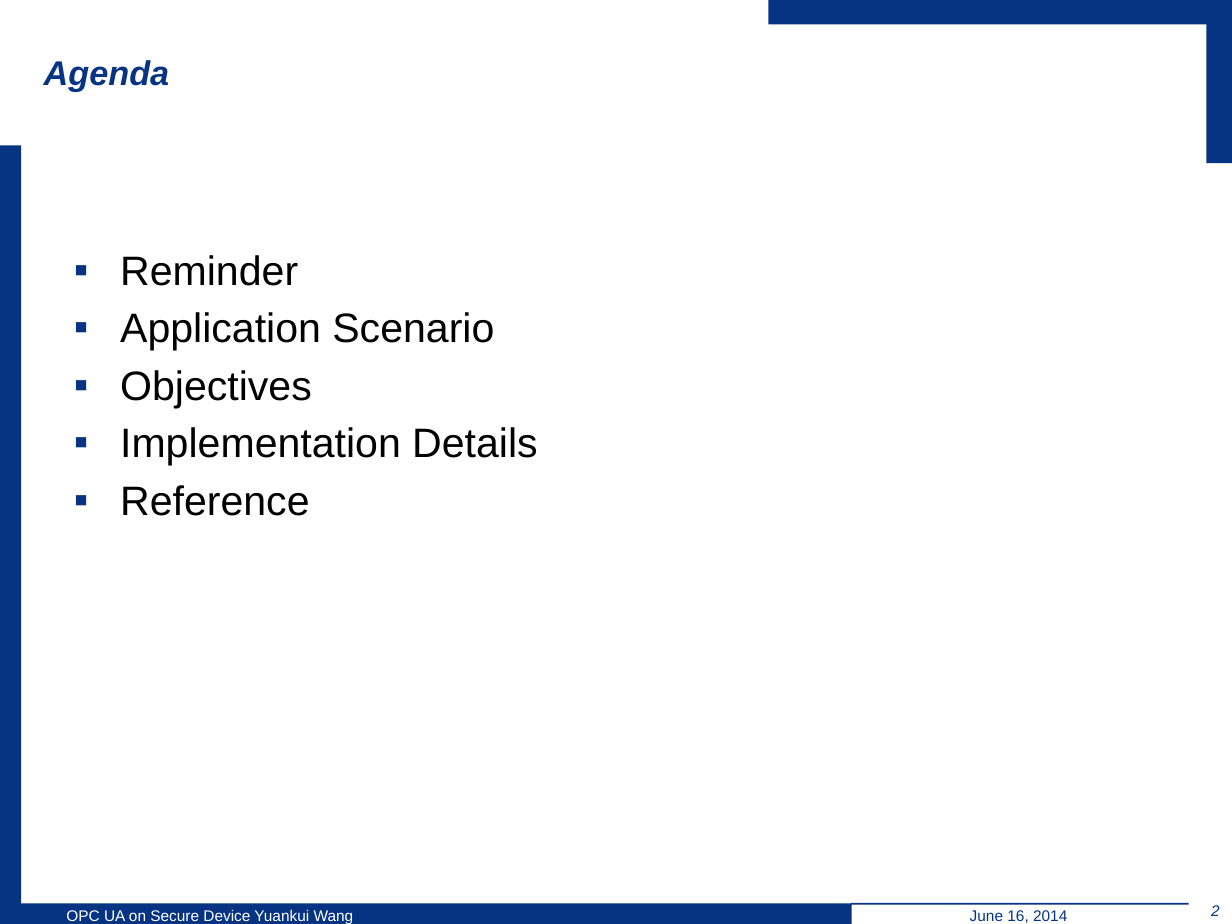
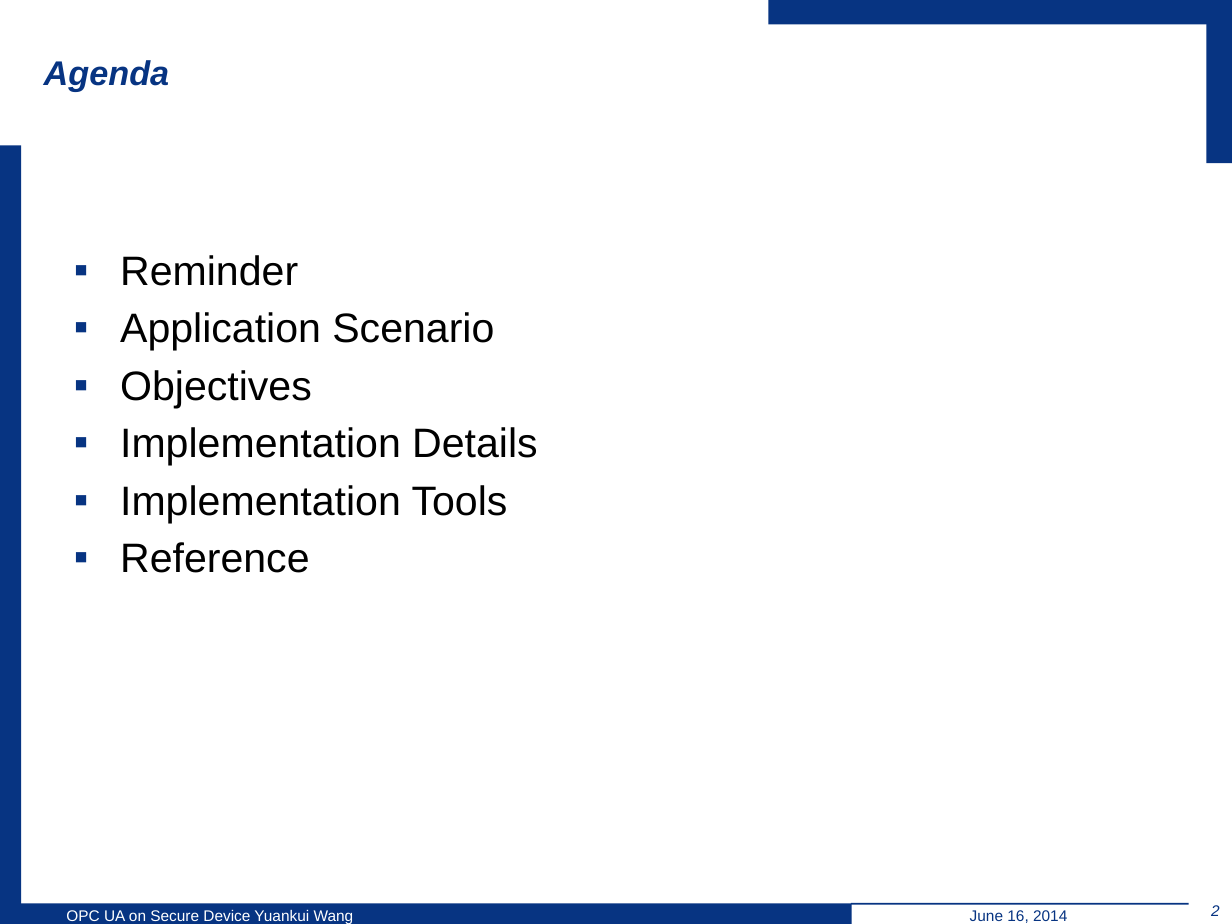
Before and after one commit to wsuetholz/opc-ua-wangyk-upb-morpho, a slide deck: slide 2 of ppt/6-18/Yuankui Wang Presentation 18 06.pptx. Drawn at 1232x924 pixels with LibreOffice and Linux fonts; fonts in the diff are those of the drawing; background and template pictures are left out. Boxes give left, top, right and bottom in pixels: in the first picture for what was removed or moved away, otherwise in the second. Text is boxed around its words. In the diff, an @@ line names an element or a change of style, - is before the commit and + after.

```diff
--- a/ppt/6-18/Yuankui Wang Presentation 18 06.pptx
+++ b/ppt/6-18/Yuankui Wang Presentation 18 06.pptx
@@ text at [120,485,508,523]: paragraph added @@
+▪ Implementation Tools
```
Also in this commit, not shown: 3 other slides changed.
